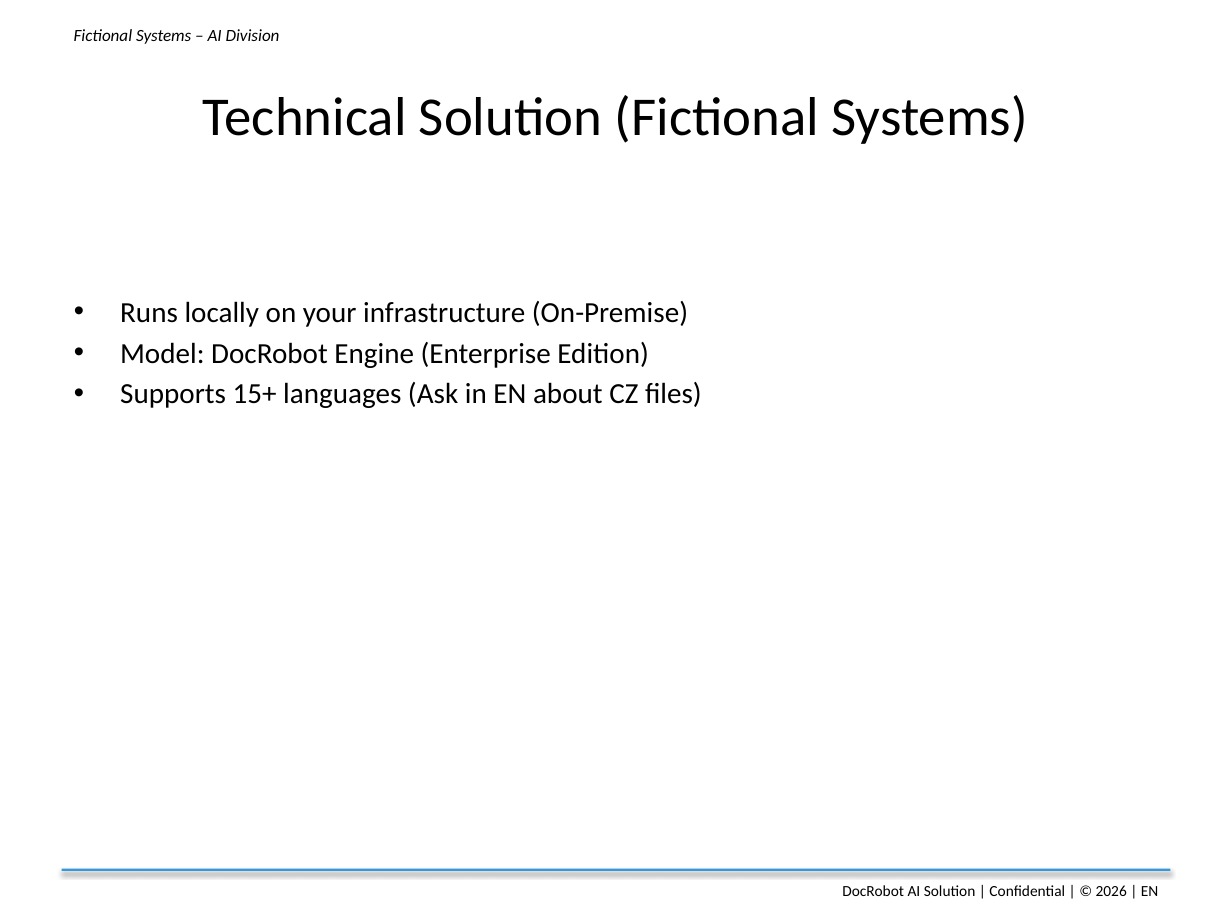
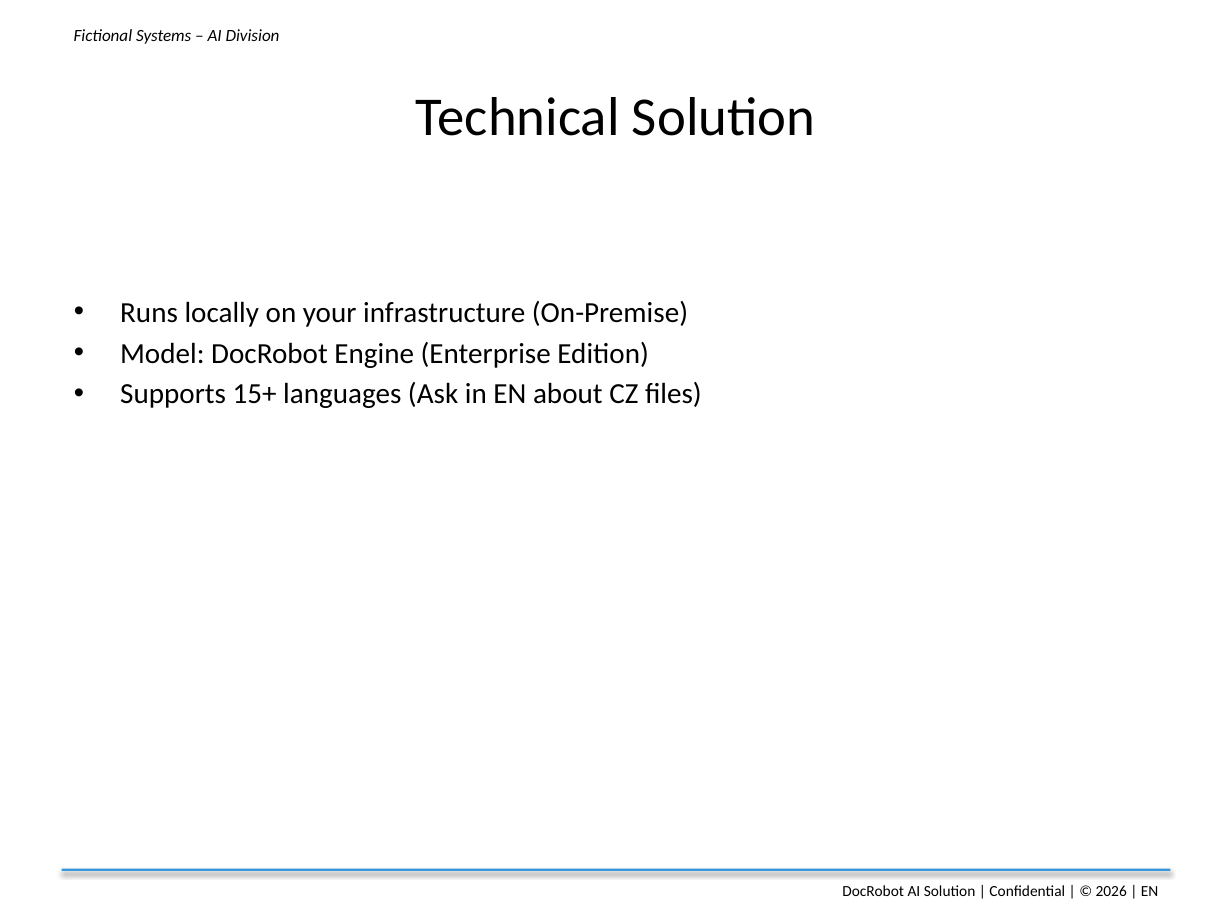
Before and after one commit to hrivnak/fictionalsystems, a slide deck: slide 6 of docs/DocRobot_Presentation_EN.pptx. Drawn at 1232x924 pixels with LibreOffice and Linux fonts; fonts in the diff are those of the drawing. Boxes give left, top, right and bottom in pixels: in the first picture for what was removed or moved away, otherwise in the second. Text is boxed around its words. In the diff, an @@ line names an element or a change of style, - is before the commit and + after.

Commit message:
FictionalSystems v01.03-r Only docs slightly changed

```diff
--- a/docs/DocRobot_Presentation_EN.pptx
+++ b/docs/DocRobot_Presentation_EN.pptx
@@ title at (416, 97, 815, 136): text changed @@
-Technical Solution (Fictional Systems)
+Technical Solution
```
Also in this commit, not shown: 4 other files.
